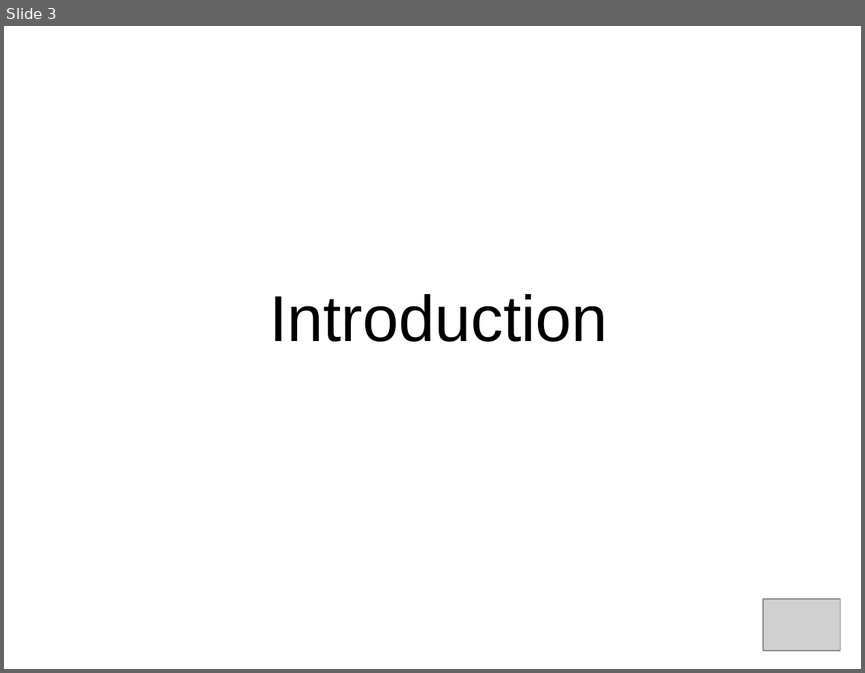
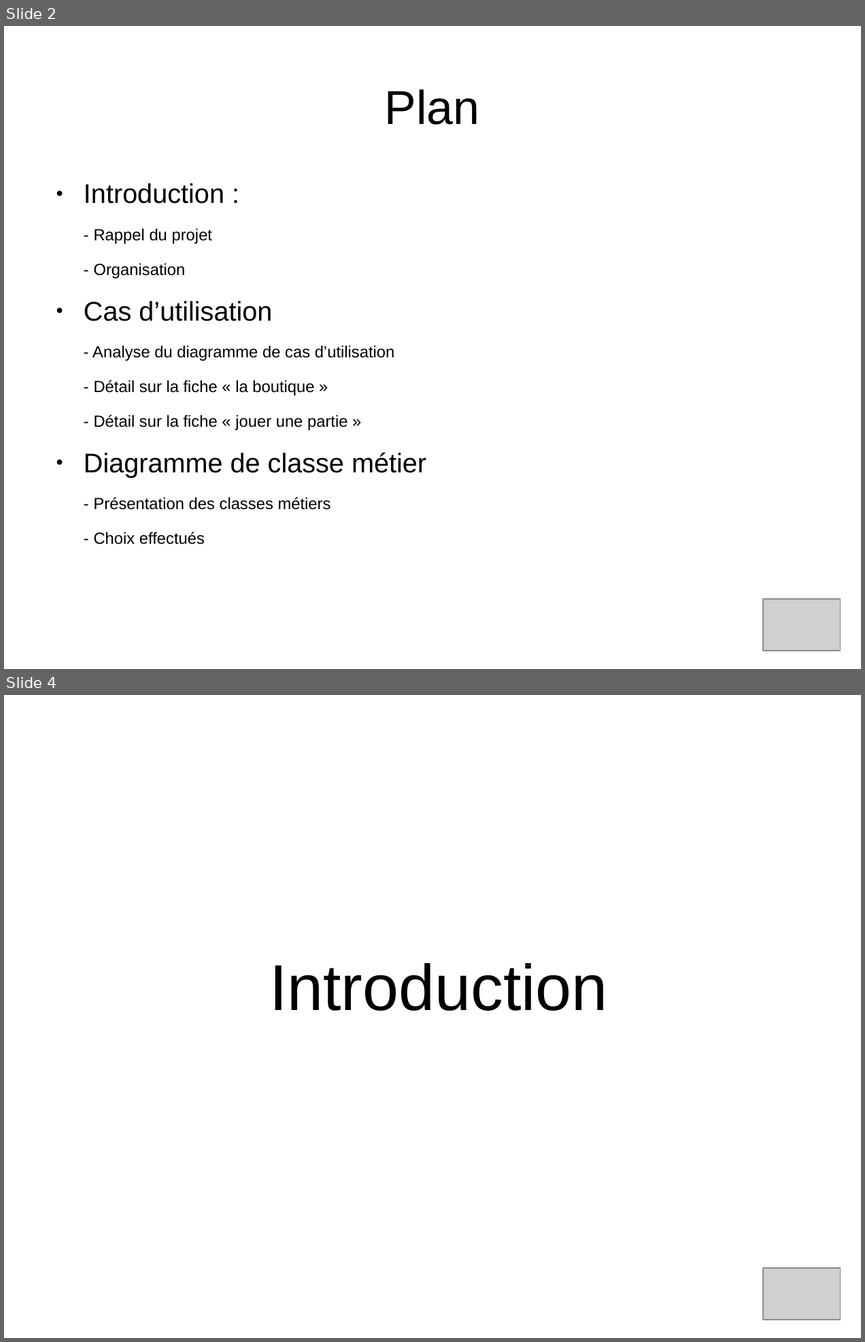
Before and after one commit to Shaolans/StoneHearth_SnowStorm, a slide deck: Presentation/presentation_IL.odp. Shown one above the other, each under a label of ours: slide 3 before the commit, slides 2 and 4 after it; the slides between them are not shown. The pictures are 865x673 and 865x1342 pixels, drawn with LibreOffice and Linux fonts; fonts in the diff are those of the drawing; grey boxes stand for pictures. Boxes give left, top, right and bottom in pixels: in the first picture for what was removed or moved away, otherwise in the second. Text is boxed around its words. In the diff, an @@ line names an element or a change of style, - is before the commit and + after.

Commit message:
Add files via upload
add slides with SO parts
add SO slides pictures

```diff
--- a/Presentation/presentation_IL.odp
+++ b/Presentation/presentation_IL.odp
@@ slide 2 added at [4, 26, 861, 669], background #FFFFFF @@
@@ title added at [385, 89, 480, 125], 44 pt, text #000000 @@
+Plan
@@ text added at [84, 183, 426, 544], 15 pt, text #000000 @@
+● Introduction :
+- Rappel du projet
+- Organisation
+● Cas d’utilisation
+- Analyse du diagramme de cas d’utilisation
+- Détail sur la fiche « la boutique »
+- Détail sur la fiche « jouer une partie »
+● Diagramme de classe métier
+- Présentation des classes métiers
+- Choix effectués
@@ picture added at [763, 599, 840, 651] @@
@@ what was slide 3 is now slide 4 @@
```
Also in this commit, not shown: 5 slides changed, 17 other slides added, 3 slides removed, 14 other files.
